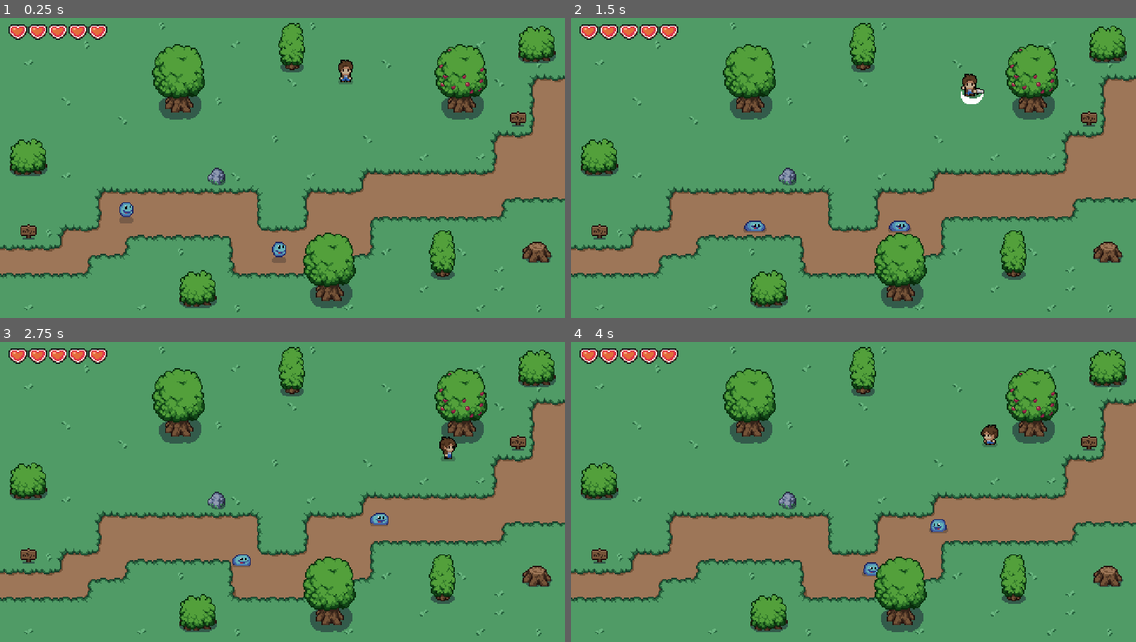
Above: before the commit, frames 1-4 (two rows, left to right).
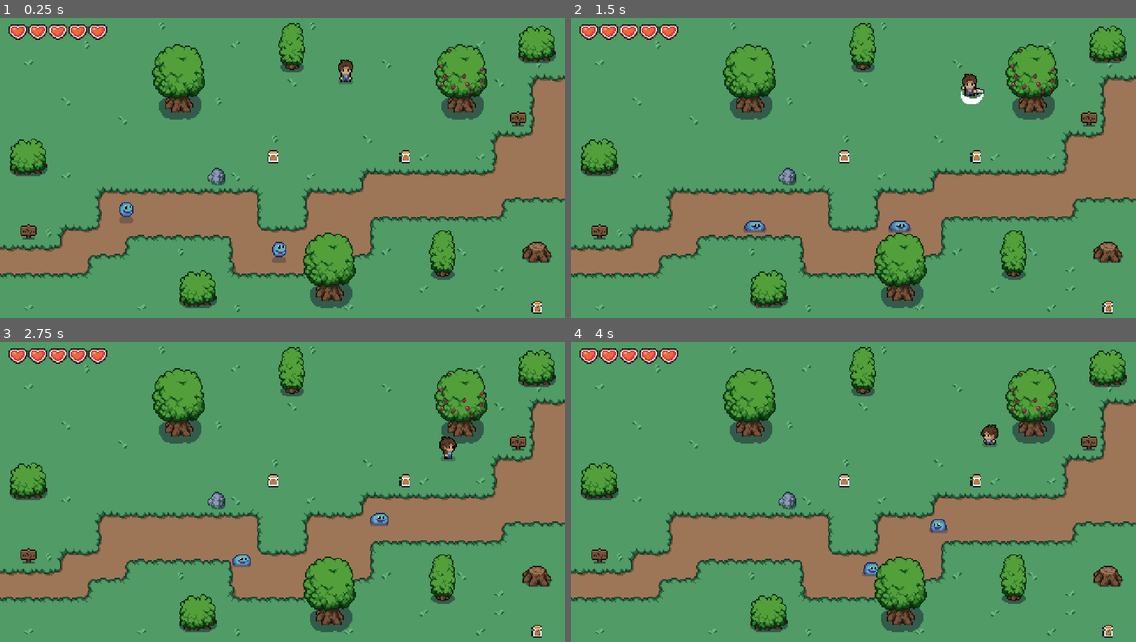
Above: after the commit, the same moments.

Repository: breadsk/curso
Game: Godot game, scene res://World/world.tscn
Same seed, same stepped clock (60 frames per second), same inputs: the game is played once before the commit and once after it.
Inputs (mouse positions are in pixels of both pictures, inside the frame that each line leads up to):
- Up to frame 1 (0.25 s): no input
- Up to frame 2 (1.5 s): move the mouse to (977, 159) at 0.52 s; hold D (right) 0.53-1.28 s; click (977, 159) at 0.6 s; move the mouse to (740, 192) at 1.27 s; hold S (down) from 1.28 s (still down); click (740, 192) at 1.35 s
- Up to frame 3 (2.75 s): move the mouse to (339, 429) at 2.02 s; release S (down) at 2.03 s; hold D (right) from 2.03 s (still down); click (339, 429) at 2.1 s
- Up to frame 4 (4 s): move the mouse to (825, 561) at 2.77 s; release D (right) at 2.78 s; hold W (up) 2.78-3.53 s; click (825, 561) at 2.85 s; move the mouse to (1023, 546) at 3.52 s; hold A (left) from 3.53 s (still down); click (1023, 546) at 3.6 s

The runs differ from the first frame. In frame 1, 0.2% of the frame differs, in the area x 47-96%, y 44-99%; in frame 2, 0.2%; in frame 3, 0.2%; in frame 4, 0.2%.

Commit message:
Toma pociones

Diff:
--- /dev/null
+++ b/Colectables/collectable.gd
@@ -0,0 +1,14 @@
+extends Area2D
+
+# Called when the node enters the scene tree for the first time.
+func _ready() -> void:
+	pass # Replace with function body.
+
+
+# Called every frame. 'delta' is the elapsed time since the previous frame.
+func _process(delta: float) -> void:
+	pass
+
+
+func collect():
+	queue_free()
--- /dev/null
+++ b/Colectables/collectable.tscn
@@ -0,0 +1,14 @@
+[gd_scene load_steps=3 format=3 uid="uid://bvq30p7a88ns7"]
+
+[ext_resource type="Script" path="res://Colectables/collectable.gd" id="1_uoeei"]
+
+[sub_resource type="RectangleShape2D" id="RectangleShape2D_oo3ld"]
+resource_local_to_scene = true
+
+[node name="Collectable" type="Area2D"]
+script = ExtResource("1_uoeei")
+
+[node name="CollisionShape2D" type="CollisionShape2D" parent="."]
+shape = SubResource("RectangleShape2D_oo3ld")
+
+[node name="Sprite2D" type="Sprite2D" parent="."]
--- /dev/null
+++ b/Colectables/life_pot.tscn
@@ -0,0 +1,16 @@
+[gd_scene load_steps=4 format=3 uid="uid://3j7fphbxdeps"]
+
+[ext_resource type="PackedScene" uid="uid://bvq30p7a88ns7" path="res://Colectables/collectable.tscn" id="1_o1o0b"]
+[ext_resource type="Texture2D" uid="uid://c2stdnbp7nt8e" path="res://Colectables/LifePot.png" id="2_y7ipk"]
+
+[sub_resource type="RectangleShape2D" id="RectangleShape2D_41ygv"]
+resource_local_to_scene = true
+size = Vector2(10, 12)
+
+[node name="LifePot" instance=ExtResource("1_o1o0b")]
+
+[node name="CollisionShape2D" parent="." index="0"]
+shape = SubResource("RectangleShape2D_41ygv")
+
+[node name="Sprite2D" parent="." index="1"]
+texture = ExtResource("2_y7ipk")
--- a/Player/player.gd
+++ b/Player/player.gd
@@ -107,6 +107,8 @@
 func _on_hurt_box_area_entered(area: Area2D):
 	if area.is_in_group("Enemies"):
 		enemyCollisions.append(area)
+	if area.has_method("collect"):
+		area.collect()
 
 
 func _on_hurt_box_area_exited(area: Area2D) -> void:
--- a/World/world.tscn
+++ b/World/world.tscn
@@ -7,6 +7,7 @@
 [ext_resource type="Texture2D" uid="uid://c3yuta0xbmun2" path="res://World/TileSets/plains.png" id="3_e7oi1"]
 [ext_resource type="PackedScene" uid="uid://cltav02fo4cxh" path="res://Enemies/slime.tscn" id="4_f0ut4"]
 [ext_resource type="Texture2D" uid="uid://7yls7hohw1s0" path="res://World/TileSets/objects.png" id="4_q4bng"]
+[ext_resource type="PackedScene" uid="uid://3j7fphbxdeps" path="res://Colectables/life_pot.tscn" id="6_8piml"]
 [ext_resource type="PackedScene" uid="uid://cthy5mb8l2suo" path="res://GUI/hearts_container.tscn" id="7_1r0bx"]
 [ext_resource type="Script" path="res://World/canvas_layer.gd" id="8_jvdte"]
 [ext_resource type="PackedScene" uid="uid://bikifn11xtm0y" path="res://GUI/inventory_gui.tscn" id="9_3pdsu"]
@@ -135,12 +136,18 @@
 8:0/0 = 0
 8:0/0/physics_layer_0/polygon_0/points = PackedVector2Array(-4.86142, -4.7622, 7.14331, -4.86142, 7.14331, 8, -7.24252, 8)
 
+[sub_resource type="TileSetScenesCollectionSource" id="TileSetScenesCollectionSource_3t4ta"]
+resource_name = "Collectables"
+scenes/1/scene = ExtResource("6_8piml")
+
 [sub_resource type="TileSet" id="TileSet_qn37d"]
 physics_layer_0/collision_layer = 1
+physics_layer_1/collision_layer = 1
 sources/0 = SubResource("TileSetAtlasSource_5ejnj")
 sources/1 = SubResource("TileSetAtlasSource_snj85")
 sources/2 = SubResource("TileSetAtlasSource_6f6xq")
 sources/3 = SubResource("TileSetAtlasSource_552fu")
+sources/4 = SubResource("TileSetScenesCollectionSource_3t4ta")
 
 [node name="World" type="Node2D"]
 script = ExtResource("1_iblot")
@@ -159,6 +166,8 @@
 layer_3/name = "Decos2"
 layer_3/y_sort_enabled = true
 layer_3/tile_data = PackedInt32Array(720897, 3, 0, 524299, 3, 1, 327707, 3, 0)
+layer_4/name = "Collectables"
+layer_4/tile_data = PackedInt32Array(458766, 4, 65536, 458773, 4, 65536, 983068, 4, 65536)
 
 [node name="Player" parent="TileMap" instance=ExtResource("2_gcyv7")]
 position = Vector2(293, 56)
Binary file added: Colectables/LifePot.png
Not shown, added: Colectables/LifePot.png.import
Not shown: 1 places in World/world.tscn that only renumber resources
